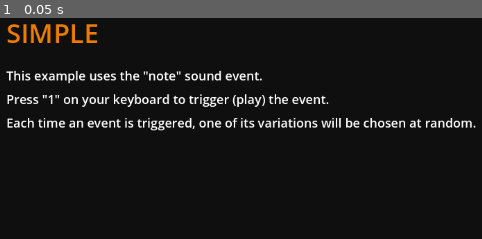
Above: before the commit, frame 1.
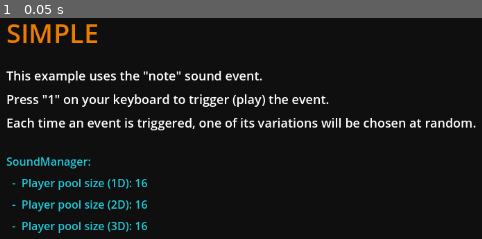
Above: after the commit, the same moment.

Repository: hugemenace/resonate
Game: Godot game, scene res://examples/simple/simple.tscn
Same seed, same stepped clock (60 frames per second), same inputs: the game is played once before the commit and once after it. The project has no main scene, so this scene is started directly.
Inputs:
- Up to frame 1 (0.05 s): no input

The runs differ from the first frame. In frame 1, 2.0% of the frame differs, in the area x 1-31%, y 62-98%.

Commit message:
feat: add pool stats and tidy up the simple example scene

Diff:
--- a/examples/simple/simple.gd
+++ b/examples/simple/simple.gd
@@ -7,9 +7,26 @@
 # when the event is triggered. This allows for less repetitive events.
 
 
+var _sound_ready: bool = false
+
+
+func _ready() -> void:
+	# As the SoundManager requires some time to set things up behind the scenes,
+	# it's advised that you connect via its "loaded" event before triggering
+	# sounds. In this script we're _sound_ready to determine its status.
+	SoundManager.loaded.connect(on_sound_manager_loaded)
+
+
 func _input(p_event: InputEvent) -> void:
+	if not _sound_ready:
+		return
+
 	if p_event.is_action_pressed("one"):
 		# To trigger an event, call the play function with the name of the
 		# sound bank as the first parameter, followed by the name of the
 		# event. Every event requires at least one audio stream to work.
 		SoundManager.play("example", "note")
+
+
+func on_sound_manager_loaded() -> void:
+	_sound_ready = true
--- a/examples/simple/simple.tscn
+++ b/examples/simple/simple.tscn
@@ -8,6 +8,7 @@
 [ext_resource type="AudioStream" uid="uid://de550fklyhu88" path="res://audio/sounds/note_c5.wav" id="4_it7rc"]
 [ext_resource type="AudioStream" uid="uid://b35ao3bdtstka" path="res://audio/sounds/note_e5.wav" id="5_vxpmp"]
 [ext_resource type="AudioStream" uid="uid://bmg3dvylup5k" path="res://audio/sounds/note_g5.wav" id="6_kifph"]
+[ext_resource type="PackedScene" uid="uid://dc5e756ijwblu" path="res://shared/pool_stats/pool_stats.tscn" id="9_snama"]
 
 [sub_resource type="Resource" id="Resource_1ir4x"]
 script = ExtResource("3_qyv4q")
@@ -41,3 +42,5 @@
 Press \"1\" on your keyboard to trigger (play) the event.
 Each time an event is triggered, one of its variations will be chosen at random."
 label_settings = ExtResource("3_ljjap")
+
+[node name="PoolStats" parent="." instance=ExtResource("9_snama")]
--- a/shared/pool_stats/pool_stats.gd
+++ b/shared/pool_stats/pool_stats.gd
@@ -6,7 +6,7 @@
 var _size_3d: int = 0
 
 
-func _ready():
+func _ready() -> void:
 	text = "Pool stats loading..."
 
 	SoundManager.loaded.connect(on_sound_manager_loaded)
--- /dev/null
+++ b/stats_label_settings.tres
@@ -0,0 +1,5 @@
+[gd_resource type="LabelSettings" format=3 uid="uid://bnsew6gimofj5"]
+
+[resource]
+line_spacing = 8.0
+font_color = Color(0.117647, 0.8, 0.858824, 1)
Not shown: 1 places in examples/simple/simple.tscn that only renumber resources
